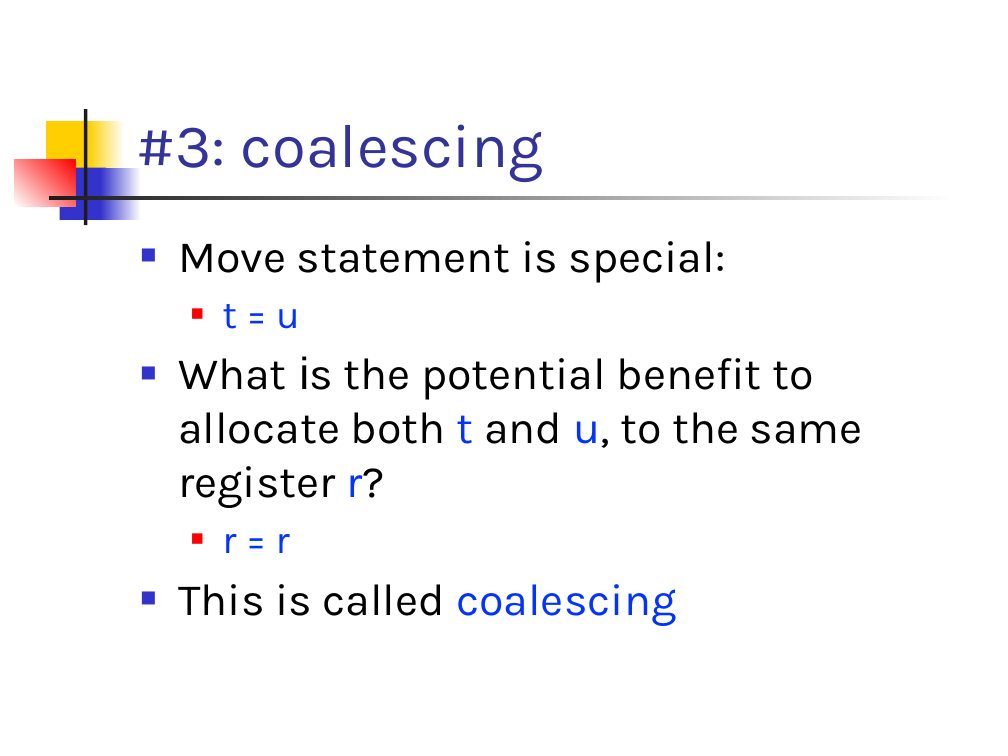
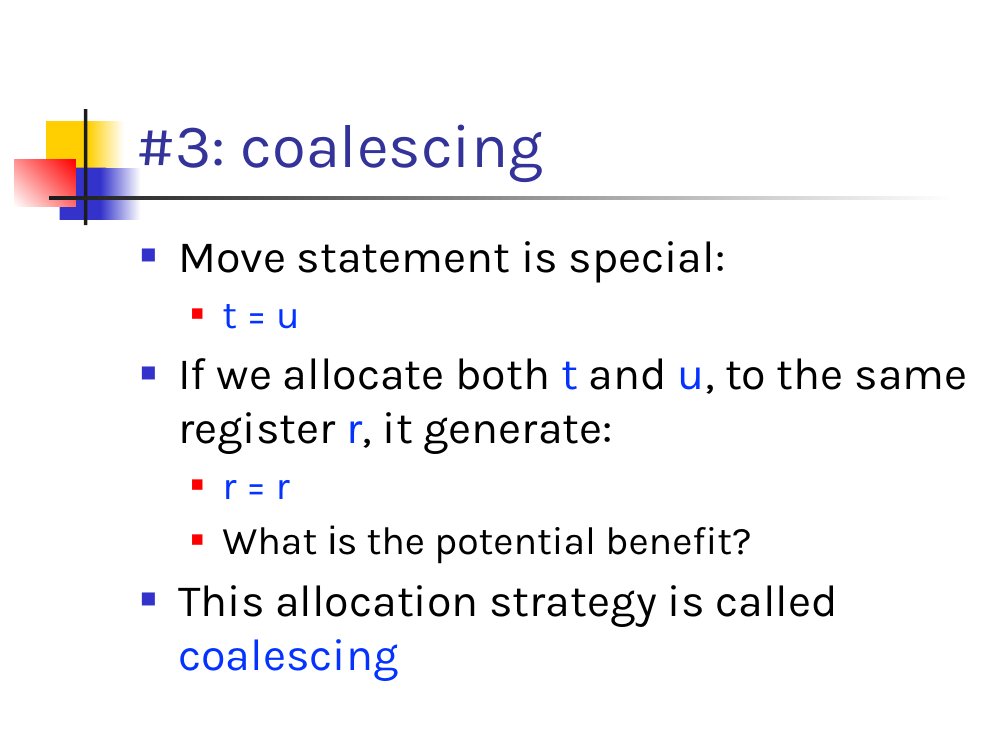
Before and after one commit to csslab-ustc/csslab-ustc.github.io, a slide deck: slide 76 of courses/compiler/slides/lec18-reg-alloc-gc.pptx. Drawn at 1008x756 pixels with LibreOffice and Linux fonts; fonts in the diff are those of the drawing. Boxes give left, top, right and bottom in pixels: in the first picture for what was removed or moved away, otherwise in the second. Text is boxed around its words. In the diff, an @@ line names an element or a change of style, - is before the commit and + after.

```diff
--- a/courses/compiler/slides/lec18-reg-alloc-gc.pptx
+++ b/courses/compiler/slides/lec18-reg-alloc-gc.pptx
@@ text at bbox=[178, 358, 968, 454]: text changed @@
-■ What is the potential benefit to allocate both t and u, to the same register r?
+■ If we allocate both t and u, to the same register r, it generate:
@@ text at bbox=[178, 525, 837, 681]: text changed @@
-■ This is called coalescing
+  ■ What is the potential benefit?
+■ This allocation strategy is called coalescing
```
Also in this commit, not shown: 19 other slides changed, 15 slides added, 28 other files.
